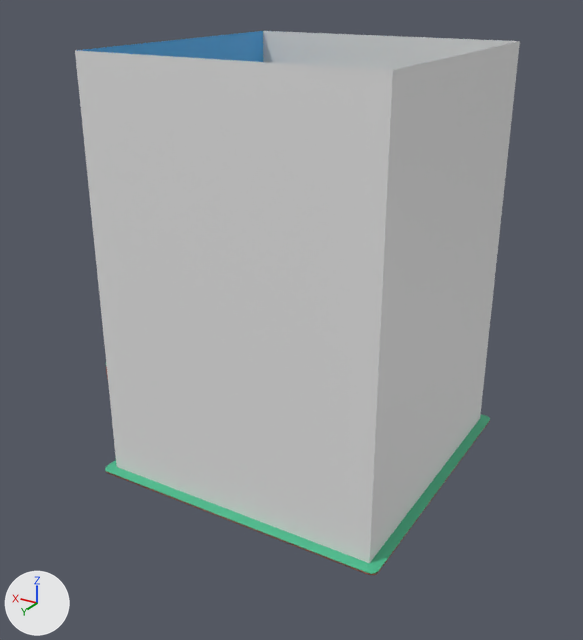
A saved change to the FBX model JumpUp!/modelData/map.fbx.
Rendered twice from a 50 mm lens placed at (-109.0, 191.7, 137.3), pointed at (1.6, 7.4, 45.1). The lights are fixed; the arrows at lower left show +X, +Y and +Z. Where no turn or scale is listed for an object, it has been applied to the vertices.
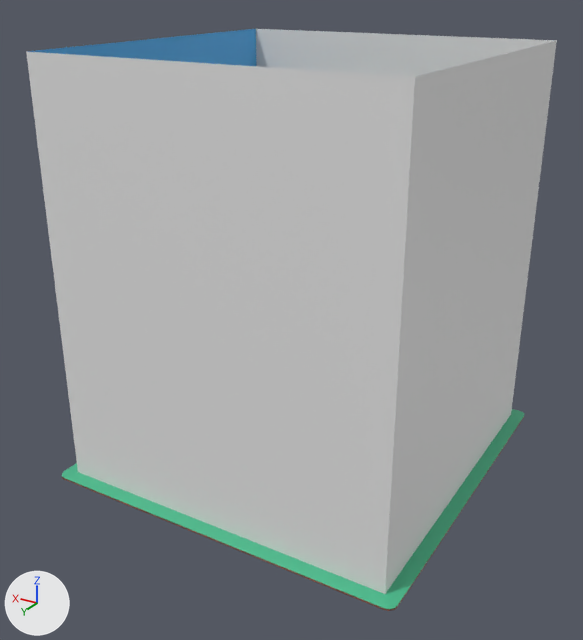
The change, as JSON lines over the scene's bpy script:
```json
{"op": "set", "path": "ob_plane_002.location", "old": "(-42.0, 0.0, 60.0)", "new": "(-50.0, 0.0, 60.0)"}
{"op": "set", "path": "ob_plane_002.scale", "old": "(42.0, 60.0, 1.0)", "new": "(50.0, 60.0, 1.0)"}
{"op": "set", "path": "ob_plane_004.location", "old": "(42.0, 0.0, 60.0)", "new": "(50.0, 0.0, 60.0)"}
{"op": "set", "path": "ob_plane_004.scale", "old": "(42.0, 60.0, 1.0)", "new": "(50.0, 60.0, 1.0)"}
{"op": "set", "path": "ob_tilelarge_forest.scale", "old": "(15.0, 1.0, 15.0)", "new": "(18.0, 1.0, 18.0)"}
{"op": "set", "path": "ob_plane_001.location", "old": "(0.0, 42.0, 60.0)", "new": "(0.0, 50.0, 60.0)"}
{"op": "set", "path": "ob_plane_001.scale", "old": "(42.0, 60.0, 1.0)", "new": "(50.0, 60.0, 1.0)"}
{"op": "set", "path": "ob_plane_003.location", "old": "(0.0, -42.0, 60.0)", "new": "(0.0, -50.0, 60.0)"}
{"op": "set", "path": "ob_plane_003.scale", "old": "(42.0, 60.0, 1.0)", "new": "(50.0, 60.0, 1.0)"}
```

Location of each change, [x1, y1, x2, y2] in pixels of the pictures (583 x 640 px):
```json
{"object": "Plane.001", "change": "moved, rescaled", "before": [75, 50, 393, 563], "after": [26, 51, 415, 594], "on screen": "22% wider"}
{"object": "Plane.002", "change": "moved, rescaled", "before": [369, 41, 520, 563], "after": [385, 41, 557, 593], "on screen": "14% wider"}
{"object": "tileLarge_forest", "change": "rescaled", "before": [105, 414, 490, 575], "after": [62, 409, 524, 611], "on screen": "20% wider, 25% taller"}
{"object": "Plane.003", "change": "moved, rescaled", "before": [263, 31, 519, 70], "after": [256, 29, 557, 125]}
{"object": "Plane.004", "change": "moved, rescaled", "before": [76, 31, 263, 62], "after": [27, 29, 256, 66]}
```
